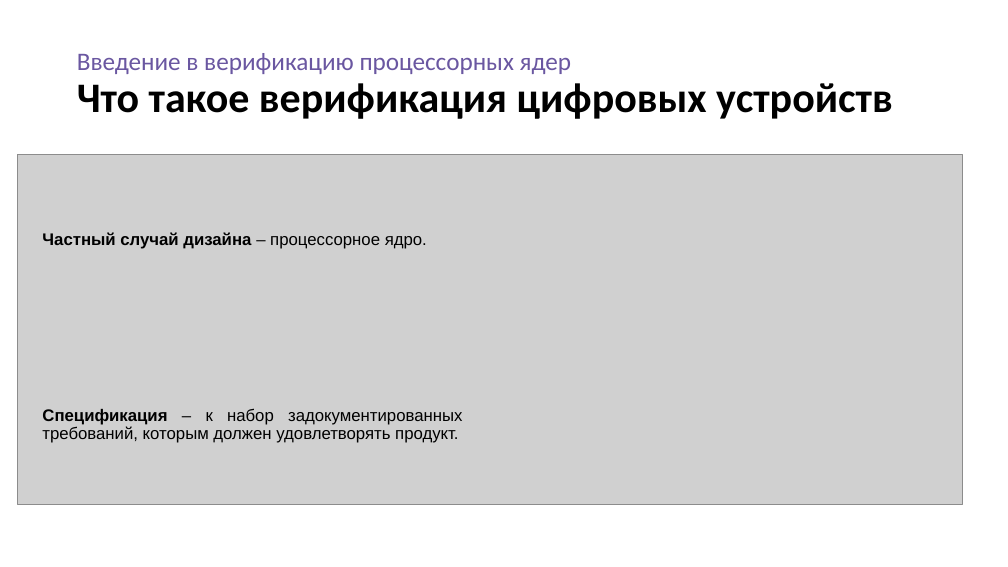
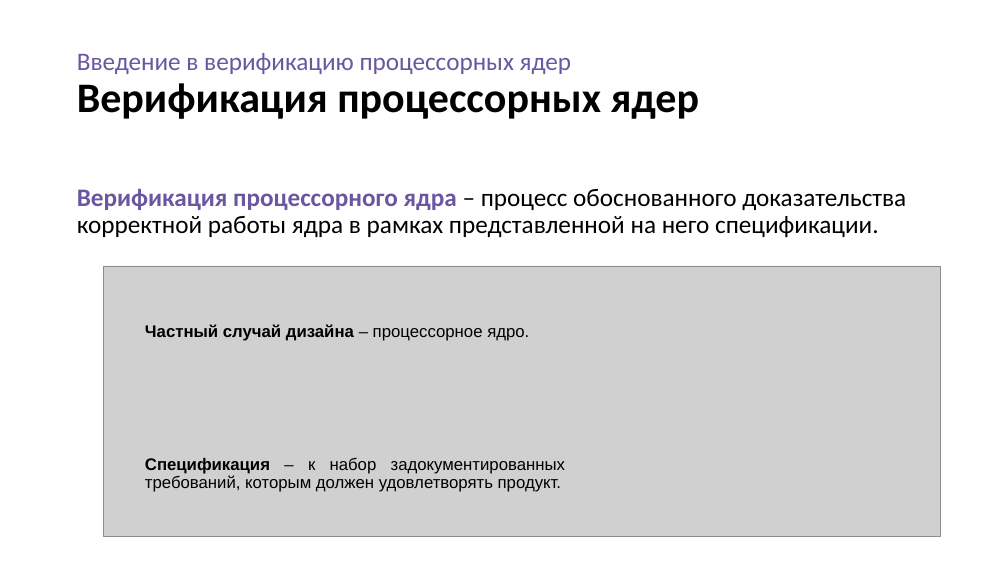
Before and after one commit to serge0699/micro23, a slide deck: slide 7 of present/present.pptx. Drawn at 1008x567 pixels with LibreOffice and Linux fonts; fonts in the diff are those of the drawing; grey boxes stand for pictures. Boxes give left, top, right and bottom in pixels: in the first picture for what was removed or moved away, otherwise in the second. Text is boxed around its words. In the diff, an @@ line names an element or a change of style, - is before the commit and + after.

```diff
--- a/present/present.pptx
+++ b/present/present.pptx
@@ title at <box>77,53,700,119</box>: text changed @@
-Введение в верификацию процессорных ядер
-Что такое верификация цифровых устройств
+Введение в верификацию процессорных ядер
+Верификация процессорных ядер
@@ text added at <box>77,189,906,237</box>, 24 pt, text #000000 @@
+Верификация процессорного ядра – процесс обоснованного доказательства корректной работы ядра в рамках представленной на него спецификации.
@@ picture: place and size @@
-picture at <box>17,154,963,504</box>
+picture at <box>103,266,941,537</box>
@@ text "Частный случай дизайна – процессорное ...": place and size @@
-text "Частный случай дизайна – процессорное ..." at <box>42,232,427,249</box>
+text "Частный случай дизайна – процессорное ..." at <box>145,324,529,341</box>
@@ text "Спецификация – к набор задокументированных ...": place and size @@
-text "Спецификация – к набор задокументированных ..." at <box>42,408,462,443</box>
+text "Спецификация – к набор задокументированных ..." at <box>145,458,565,492</box>
```
Also in this commit, not shown: 4 other slides changed, 10 slides added, 13 other files.
